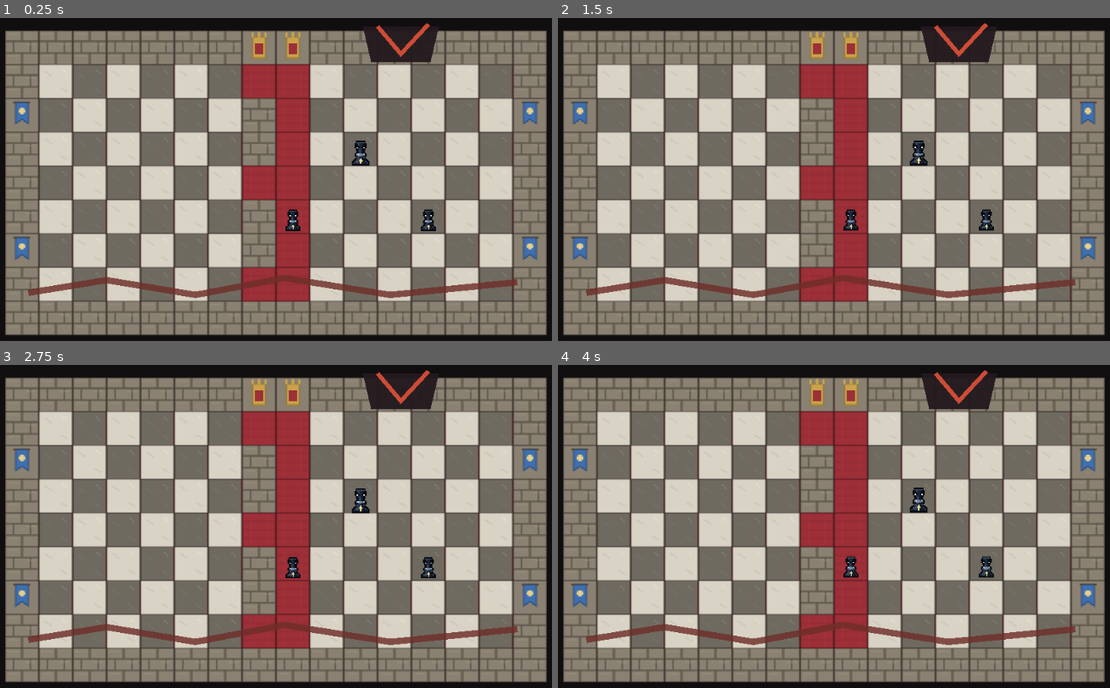
Above: before the commit, frames 1-4 (two rows, left to right).
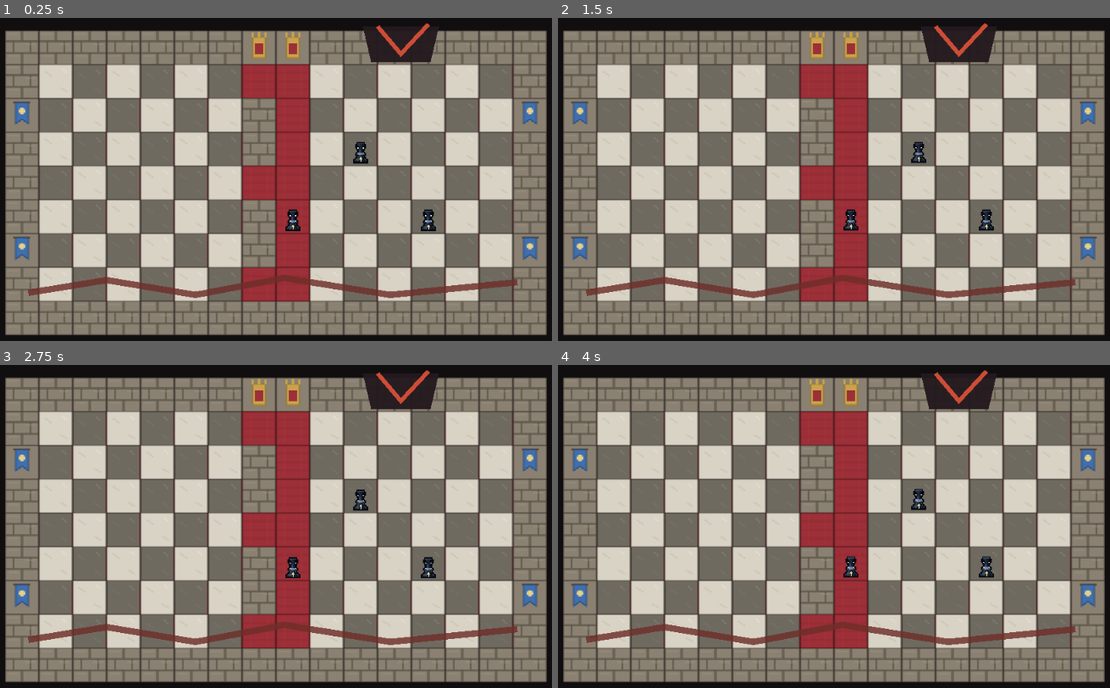
Above: after the commit, the same moments.

Repository: ThachCoder2k2/2d-hess-game-rpg
Game: Godot game, scene res://content/rooms/b1_black_pawn_captain/room.tscn
Two runs of this game, one before a commit and one after it. Both use one fixed random seed, a clock stepped at 60 frames per second and the inputs below. This scene is started directly instead of the project's main scene.
Inputs (mouse positions are in pixels of both pictures, inside the frame that each line leads up to):
- Up to frame 1 (0.25 s): no input
- Up to frame 2 (1.5 s): tap Enter at 0.5 s; move the mouse to (983, 163) at 0.52 s; hold D (move_right) 0.53-1.25 s; tap Space (attack) at 0.6 s; click (983, 163) at 0.67 s; tap R (restart_room) at 1.25 s; drag from (696, 202) to (800, 260) at 1.27 s
- Up to frame 3 (2.75 s): move the mouse to (342, 445) at 2.02 s; hold D (move_right) from 2.03 s (still down); hold B from 2.03 s (still down)
- Up to frame 4 (4 s): release D (move_right) at 2.75 s; release B at 2.75 s; drag from (800, 607) to (629, 471) at 2.77 s; tap R (restart_room) at 3.5 s; move the mouse to (1038, 587) at 3.52 s; hold A (move_left) from 3.53 s (still down); hold Shift (turn_mode) from 3.53 s (still down)

The runs differ from the first frame. In frame 1, 0.1% of the frame differs, in the area x 63-68%, y 37-46%; in frame 2, 0.1%; in frame 3, 0.1%; in frame 4, 0.1%.

Commit message:
A piece a room stretches no longer slips past the cell rule
The one shipped actor with a scaled instance, the B1 Black Pawn Captain at 1.18x,
drew 0.52 px past the bottom of its cell and its pips sat flush on the top edge,
and nothing could see it: the in-cell test booted each enemy on the base scene at
scale 1, and the probe measured in the view's own frame, which cancels a scale.

- test_pieces_inside_cell boots every ActorView every room scene places, as
  placed (ActorStage.boot_placed keeps the instance's scale, rotation, definition
  and exports), asserts scale 1 / unturned by room and name, and measures it like
  the hero and the thin scenes. Before the fix it failed 17 times, all on the
  captain, naming it.
- ActorCellProbe measures in the cell's own frame (the view's position only), so
  a stretched instance is measured stretched. The preview tool uses the same frame.
- b1 room.tscn: the captain is no longer scaled. It stays a captain through its
  definition (more health, so more pips) and its place on the rug.
- tests/baselines/dump_b1.txt: one line, the captain's node loses
  scale=(1.18,1.18). Nothing else moved: scale is presentation only.

Co-Authored-By: Claude Sonnet 5.5 <noreply@anthropic.com>

Diff:
--- a/content/rooms/b1_black_pawn_captain/room.tscn
+++ b/content/rooms/b1_black_pawn_captain/room.tscn
@@ -54,7 +54,6 @@
 
 [node name="BlackPawnCaptain" parent="." instance=ExtResource("6_pawn")]
 position = Vector2(400, 148)
-scale = Vector2(1.18, 1.18)
 definition = ExtResource("7_captain")
 
 [node name="CaptainGuardA" parent="." instance=ExtResource("6_pawn")]
--- a/tests/architecture/test_pieces_inside_cell.gd
+++ b/tests/architecture/test_pieces_inside_cell.gd
@@ -14,7 +14,11 @@
 ##   - at every keyframe of every clip it stays inside the cell (the margin is spent on the motion);
 ##   - every body picture is no larger than its kind's box, and the pieces are as tall as a real
 ##     chess set says: a pawn is lower than a bishop and a knight;
-##   - the static scene shows what the game will draw (the editor and the game agree).
+##   - the static scene shows what the game will draw (the editor and the game agree);
+##   - every actor a ROOM scene places is measured as placed, with the room's own scale, rotation and
+##     exports: a captain a room scene stretched to 1.18x would cross the cell edge and fails here
+##     by room and name (the owner's rule holds for every actor the game ships, not only the four
+##     thin scenes at their defaults).
 
 const ActorStage := preload("res://tools/actor_stage.gd")
 const ActorCellProbe := preload("res://tools/actor_cell_probe.gd")
@@ -64,6 +68,7 @@
 		var enemy_definition := ContentDb.fetch(&"enemies", enemy_id) as EnemyDefinition
 		_check_actor_at_rest(BASE_SCENE_PATH, ActorStage.ROLE_ENEMY, enemy_definition, "%s on actor_view_base.tscn" % enemy_id)
 	_check_chess_heights(heights_by_piece_type)
+	await _check_every_actor_placed_in_a_room()
 	await _check_every_clip()
 	finish()
 
@@ -112,8 +117,12 @@
 # --------------------------------------------------------------------------- at rest
 ## Boots the actor and measures it in every state a player can see it in. Returns the body's
 ## drawn height in pixels (the pawn family's first pose, facing down).
-func _check_actor_at_rest(scene_path: String, role: String, definition: EnemyDefinition, label: String) -> int:
-	var stage := ActorStage.boot(self, load(scene_path) as PackedScene, role, definition)
+func _check_actor_at_rest(scene_path: String, role: String, definition: EnemyDefinition, label: String, placed_view: ActorView = null) -> int:
+	var stage: Dictionary
+	if placed_view != null:
+		stage = ActorStage.boot_placed(self, placed_view)
+	else:
+		stage = ActorStage.boot(self, load(scene_path) as PackedScene, role, definition)
 	var view := stage["view"] as ActorView
 	var body_height := 0
 
@@ -175,6 +184,31 @@
 		var height := int(heights_by_piece_type.get(piece_type, 0))
 		_expect(height > pawn_height, "a %s is drawn taller than a pawn (%d px against %d), as in a real chess set" % [piece_type, height, pawn_height])
 	_expect(pawn_height < int(table.row_for(&"pawn").body_box.y) + 1, "the pawn is drawn within its box")
+
+
+# --------------------------------------------------------------------------- rooms
+## Every enemy a room scene parks is booted as placed (its instance scale, rotation, definition and
+## exports kept) and measured like the actors above. The static facts are asserted by name first,
+## so a stretched or turned instance says what is wrong and where.
+func _check_every_actor_placed_in_a_room() -> void:
+	var placed_actors := 0
+	for room_id in ContentDb.ids(&"rooms"):
+		var room_scene := ContentDb.fetch(&"rooms", room_id) as PackedScene
+		if not _expect(room_scene != null and room_scene.can_instantiate(), "room %s loads" % room_id):
+			continue
+		var room := room_scene.instantiate()
+		for child in room.get_children():
+			var view := child as ActorView
+			if view == null or view.definition == null:
+				continue
+			var label := "room %s, %s (%s)" % [room_id, view.name, view.definition.id]
+			placed_actors += 1
+			_expect(view.scale == Vector2.ONE and is_zero_approx(view.rotation) and is_zero_approx(view.skew),
+				"%s: placed at scale 1 and unturned (it is scale %s, rotation %.2f): a piece is smaller than its cell, so a room never stretches one" % [label, view.scale, view.rotation])
+			_check_actor_at_rest("", ActorStage.ROLE_ENEMY, null, label, view)
+		room.free()
+		await wait_frames(1)
+	_expect(placed_actors >= 5, "the actors the rooms place were really measured (%d of them)" % placed_actors)
 
 
 # --------------------------------------------------------------------------- clips
--- a/tools/actor_cell_probe.gd
+++ b/tools/actor_cell_probe.gd
@@ -27,11 +27,21 @@
 ##   "rect"   the box of its opaque pixels, in pixels from the view's origin (the cell's centre)
 ## Hidden sprites, and sprites whose picture is missing or fully transparent, are left out. The view
 ## must be inside a scene tree.
+##
+## The ruler is the cell, not the view: only the view's position (the cell's centre) is taken out,
+## never its own scale, rotation or skew, so a piece a room scene placed at 1.18x is measured at
+## 1.18x. (Measuring in the view's own frame would cancel a scale and make an oversized piece look
+## exactly as big as its picture.) The cell itself is not scaled: the room's board is at scale 1.
 func drawn_parts(view: Node2D) -> Array[Dictionary]:
 	var parts: Array[Dictionary] = []
-	var view_from_world := view.get_global_transform().affine_inverse()
-	_collect(view, view, view_from_world, parts)
+	var cell_from_world := cell_frame_of(view).affine_inverse()
+	_collect(view, view, cell_from_world, parts)
 	return parts
+
+
+## The cell's own frame in world space: the view's origin and nothing else (unscaled, unrotated).
+static func cell_frame_of(view: Node2D) -> Transform2D:
+	return Transform2D(0.0, view.get_global_transform().origin)
 
 
 ## The smallest rectangle holding every part, or an empty Rect2 for no parts.
@@ -74,17 +84,17 @@
 	return used
 
 
-func _collect(node: Node, view: Node2D, view_from_world: Transform2D, parts: Array[Dictionary]) -> void:
+func _collect(node: Node, view: Node2D, cell_from_world: Transform2D, parts: Array[Dictionary]) -> void:
 	var sprite := node as Sprite2D
 	if sprite != null and sprite.is_visible_in_tree() and sprite.texture != null and sprite.modulate.a > 0.0:
 		var used := opaque_rect_of(sprite.texture)
 		if used.size.x > 0 and used.size.y > 0:
 			var local_rect := sprite.get_rect()
 			var opaque_in_sprite := Rect2(local_rect.position + Vector2(used.position), Vector2(used.size))
-			var view_from_sprite := view_from_world * sprite.get_global_transform()
-			parts.append({"part": _part_name(sprite, view), "node": sprite, "rect": view_from_sprite * opaque_in_sprite})
+			var cell_from_sprite := cell_from_world * sprite.get_global_transform()
+			parts.append({"part": _part_name(sprite, view), "node": sprite, "rect": cell_from_sprite * opaque_in_sprite})
 	for child in node.get_children():
-		_collect(child, view, view_from_world, parts)
+		_collect(child, view, cell_from_world, parts)
 
 
 func _part_name(sprite: Sprite2D, view: Node2D) -> StringName:
--- a/tools/actor_stage.gd
+++ b/tools/actor_stage.gd
@@ -26,10 +26,28 @@
 ## "view": the ActorView, "world": the EcsWorld, "entity": its entity id }.
 ## `definition` replaces the scene's own EnemyDefinition when given (an enemy role only).
 static func boot(tree: SceneTree, scene: PackedScene, role: String, definition: EnemyDefinition = null) -> Dictionary:
+	var view := scene.instantiate() as ActorView
+	if role == ROLE_ENEMY and definition != null:
+		view.definition = definition
+	return _boot_view(tree, view, role)
+
+
+## Boots an ActorView exactly as a room scene placed it: its own scale, rotation, definition and
+## exports stay, and only its position is replaced by ACTOR_POSITION. The view is taken out of its
+## room first (the room scene itself is never added to a tree, the way ContentDb's RoomScan reads
+## it). This is how a test measures the actors the game really ships, with whatever the room
+## scene did to them. An enemy role only: a room parks enemies, never the hero.
+static func boot_placed(tree: SceneTree, placed_view: ActorView) -> Dictionary:
+	if placed_view.get_parent() != null:
+		placed_view.get_parent().remove_child(placed_view)
+	placed_view.owner = null
+	return _boot_view(tree, placed_view, ROLE_ENEMY)
+
+
+static func _boot_view(tree: SceneTree, view: ActorView, role: String) -> Dictionary:
 	var host := Node2D.new()
 	host.name = "ActorStage"
 	tree.root.add_child(host)
-	var view := scene.instantiate() as ActorView
 	view.position = ACTOR_POSITION
 	var room: Node2D = null
 	if role == ROLE_PLAYER:
@@ -39,8 +57,6 @@
 		room.name = "Room"
 		host.add_child(room)
 		room.add_child(view)
-		if definition != null:
-			view.definition = definition
 	var world := EcsWorld.new()
 	world.name = "EcsWorld"
 	world.manual_tick = true
--- a/tools/render_actor_preview.gd
+++ b/tools/render_actor_preview.gd
@@ -191,12 +191,12 @@
 	ordered.sort_custom(func(first: Dictionary, second: Dictionary) -> bool:
 		return first["z"] < second["z"] or (first["z"] == second["z"] and first["order"] < second["order"]))
 
-	var view_from_world := view.get_global_transform().affine_inverse()
+	var cell_from_world := ActorCellProbe.cell_frame_of(view).affine_inverse()
 	var half_cell := cell_size / 2
 	for part in ordered:
 		var sprite := part["node"] as Sprite2D
 		var picture := _image_of(sprite.texture)
-		var sprite_from_view := (view_from_world * sprite.get_global_transform()).affine_inverse()
+		var sprite_from_cell := (cell_from_world * sprite.get_global_transform()).affine_inverse()
 		var local_origin := sprite.get_rect().position
 		var rect: Rect2 = part["rect"]
 		for y in range(floori(rect.position.y) - 1, ceili(rect.end.y) + 1):
@@ -205,7 +205,7 @@
 				var cell_y := y + half_cell
 				if cell_x < 0 or cell_y < 0 or cell_x >= cell_size or cell_y >= cell_size:
 					continue
-				var texel := (sprite_from_view * Vector2(x + 0.5, y + 0.5) - local_origin).floor()
+				var texel := (sprite_from_cell * Vector2(x + 0.5, y + 0.5) - local_origin).floor()
 				if texel.x < 0 or texel.y < 0 or texel.x >= picture.get_width() or texel.y >= picture.get_height():
 					continue
 				var color := picture.get_pixel(int(texel.x), int(texel.y)) * sprite.modulate
Not shown, changed: tests/baselines/dump_b1.txt
